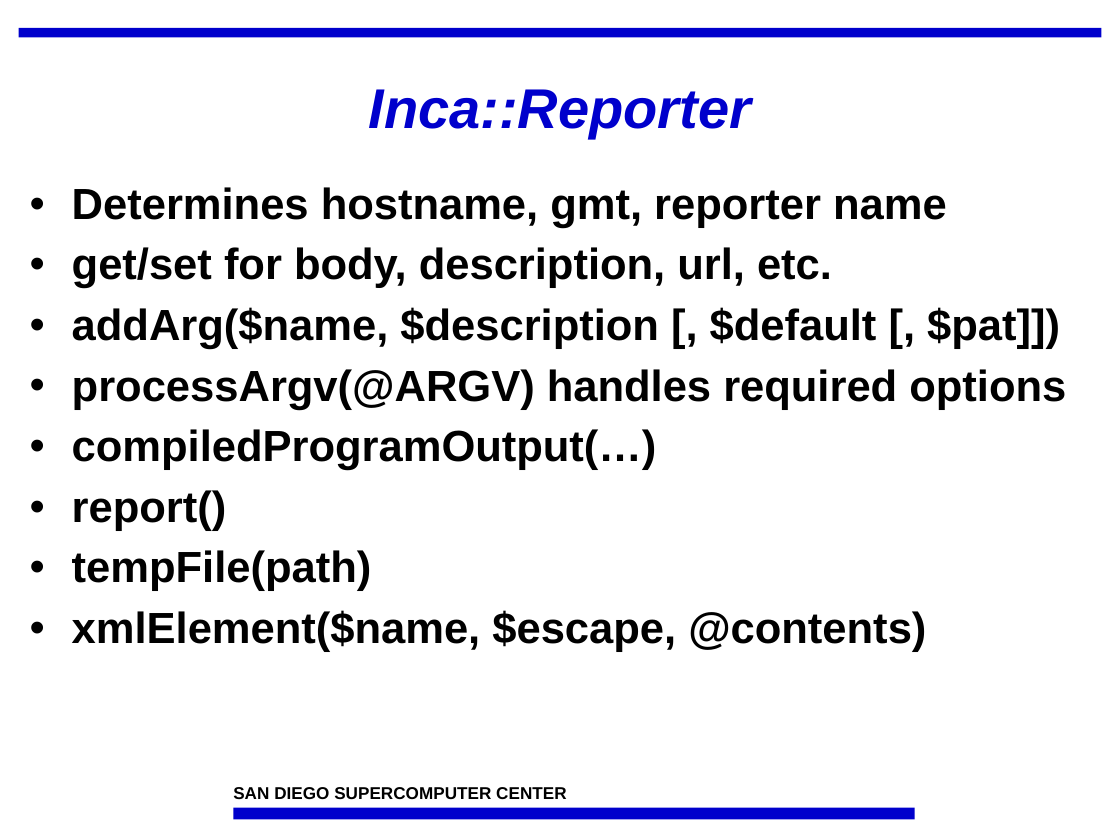
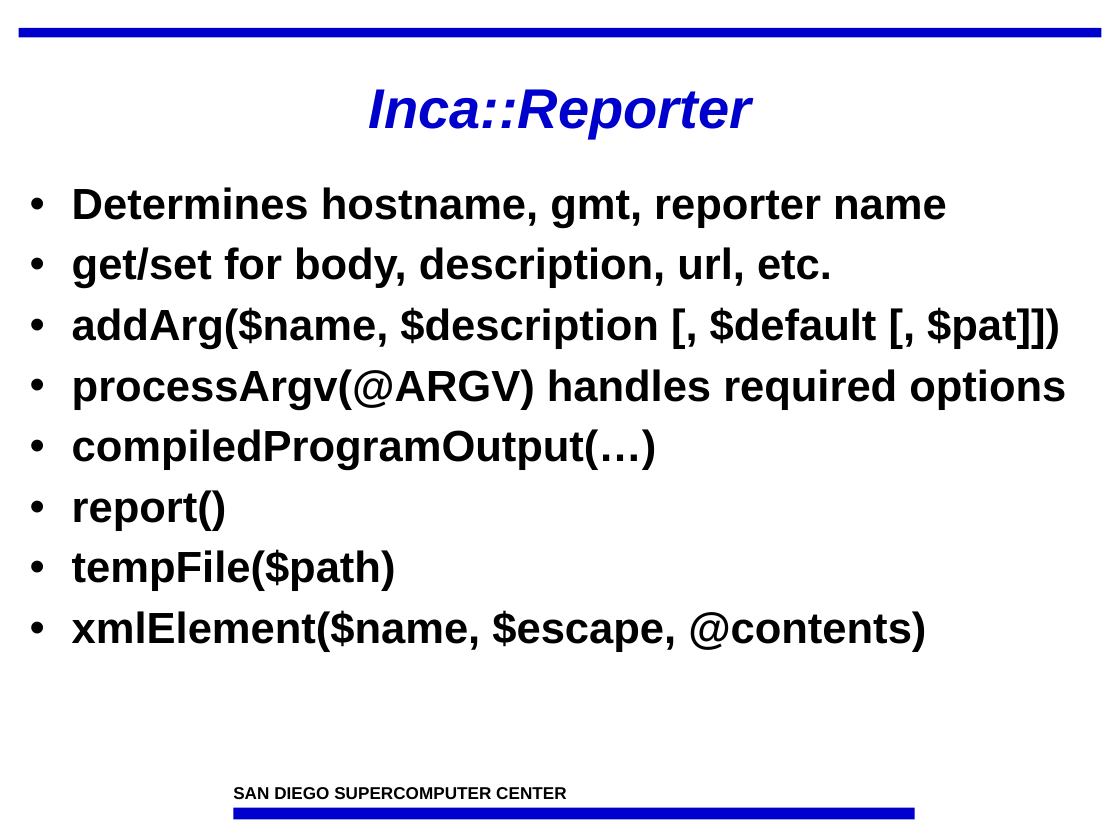
Before and after one commit to IncaProject/inca-xsede, a slide deck: slide 8 of talks/incaReporters.ppt. Drawn at 1120x840 pixels with LibreOffice and Linux fonts; fonts in the diff are those of the drawing; background and template pictures are left out. Boxes give left, top, right and bottom in pixels: in the first picture for what was removed or moved away, otherwise in the second. Text is boxed around its words. In the diff, an @@ line names an element or a change of style, - is before the commit and + after.

```diff
--- a/talks/incaReporters.ppt
+++ b/talks/incaReporters.ppt
@@ text at (72, 549, 396, 591): text changed @@
-• tempFile(path)
+• tempFile($path)
```
Also in this commit, not shown: 2 other slides changed, 5 slides added.
